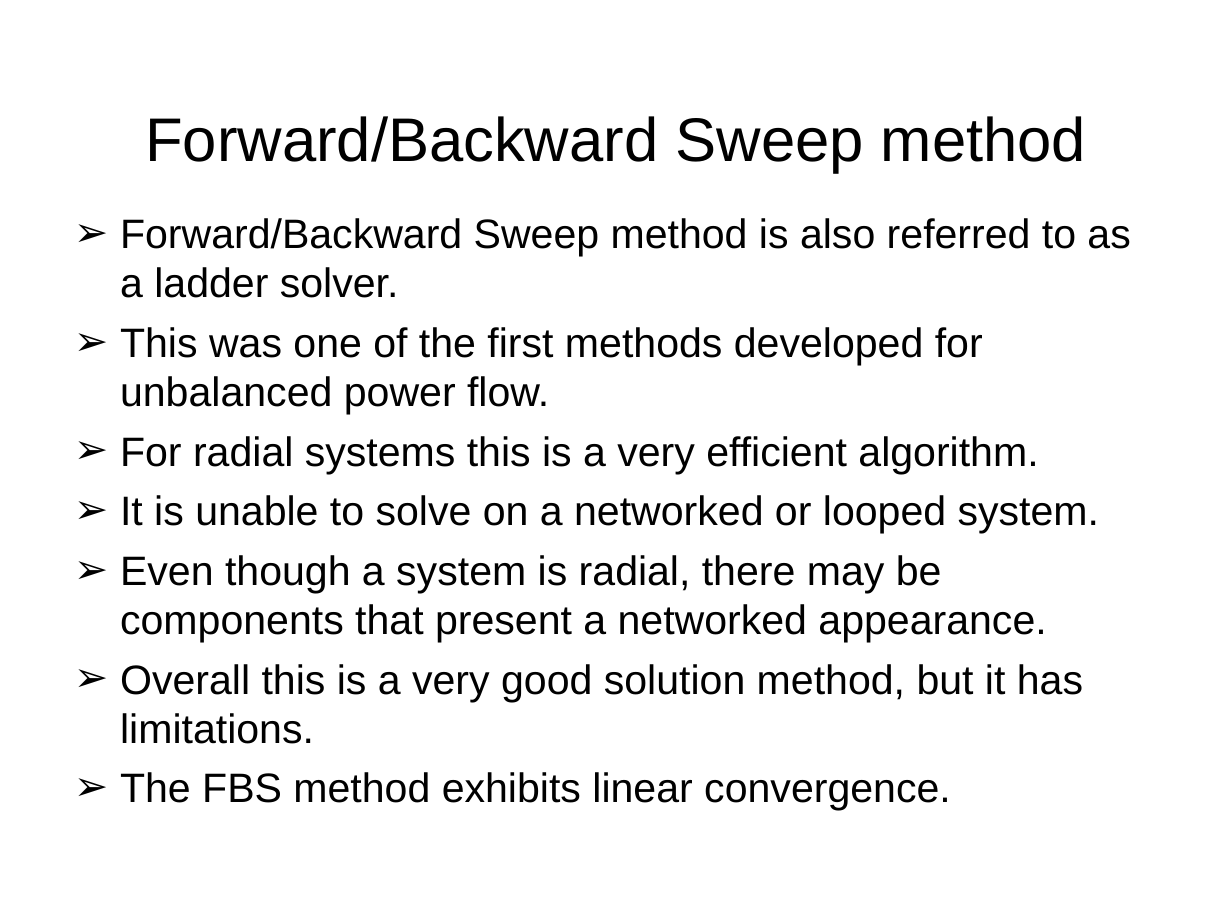
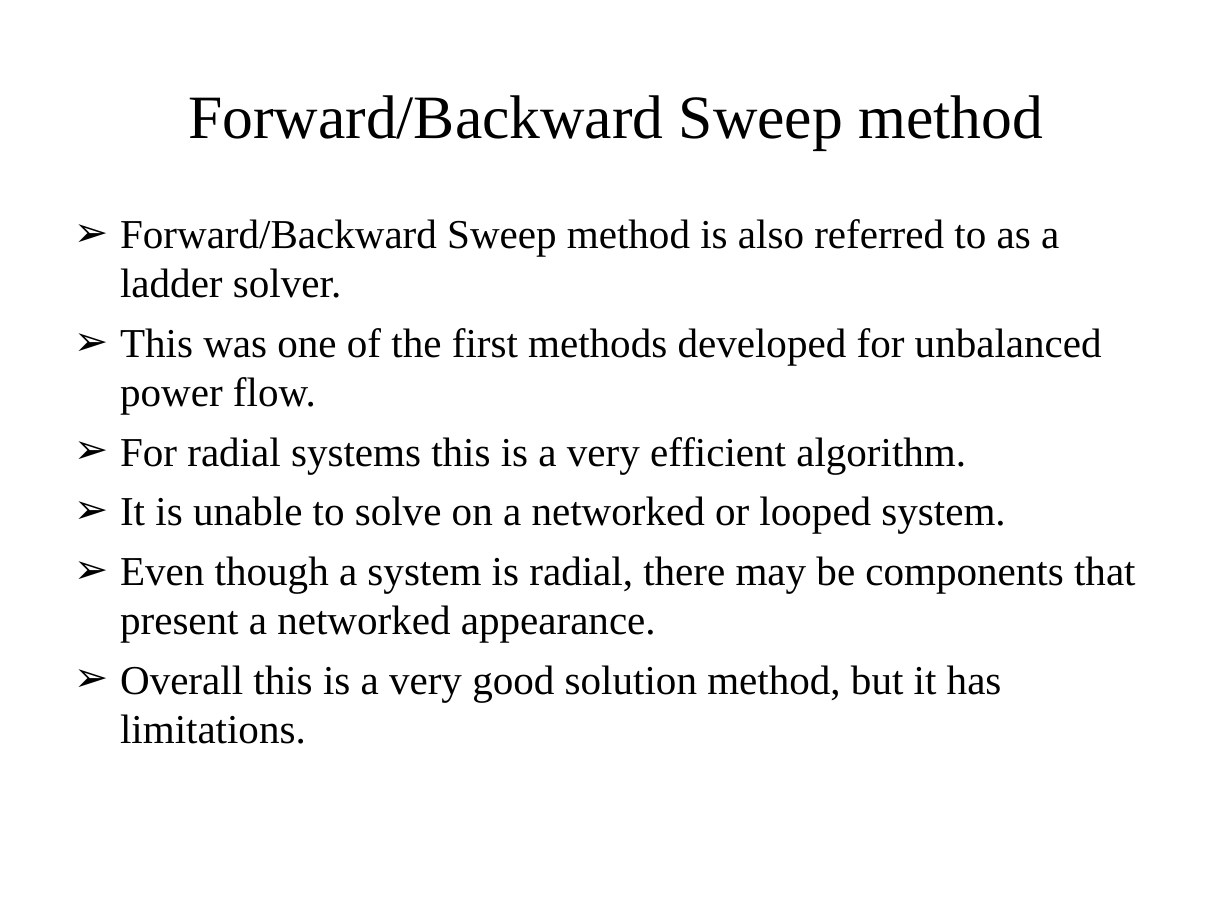
Before and after one commit to gridlab-d/course, a slide deck: slide 36 of FourDayCourse/4.1 - Powerflow Module.ppt (slide 12 before the commit). Drawn at 1232x924 pixels with LibreOffice and Linux fonts; fonts in the diff are those of the drawing; background and template pictures are left out. Boxes give left, top, right and bottom in pixels: in the first picture for what was removed or moved away, otherwise in the second. Text is boxed around its words. In the diff, an @@ line names an element or a change of style, - is before the commit and + after.

```diff
--- a/FourDayCourse/4.1 - Powerflow Module.ppt
+++ b/FourDayCourse/4.1 - Powerflow Module.ppt
@@ title "Forward/Backward Sweep method" at [188, 95, 1043, 150]: font Arial to Times New Roman @@
@@ title "Forward/Backward Sweep method": place and size @@
-title "Forward/Backward Sweep method" at [145, 116, 1086, 172]
+title "Forward/Backward Sweep method" at [188, 95, 1043, 150]
@@ text "Forward/Backward Sweep method is also ..." at [120, 219, 1135, 744]: font Arial to Times New Roman @@
@@ text at [120, 772, 951, 811]: paragraph removed @@
-➢ The FBS method exhibits linear convergence.
```
Also in this commit, not shown: 62 other slides changed, 17 slides added, 9 slides removed.
